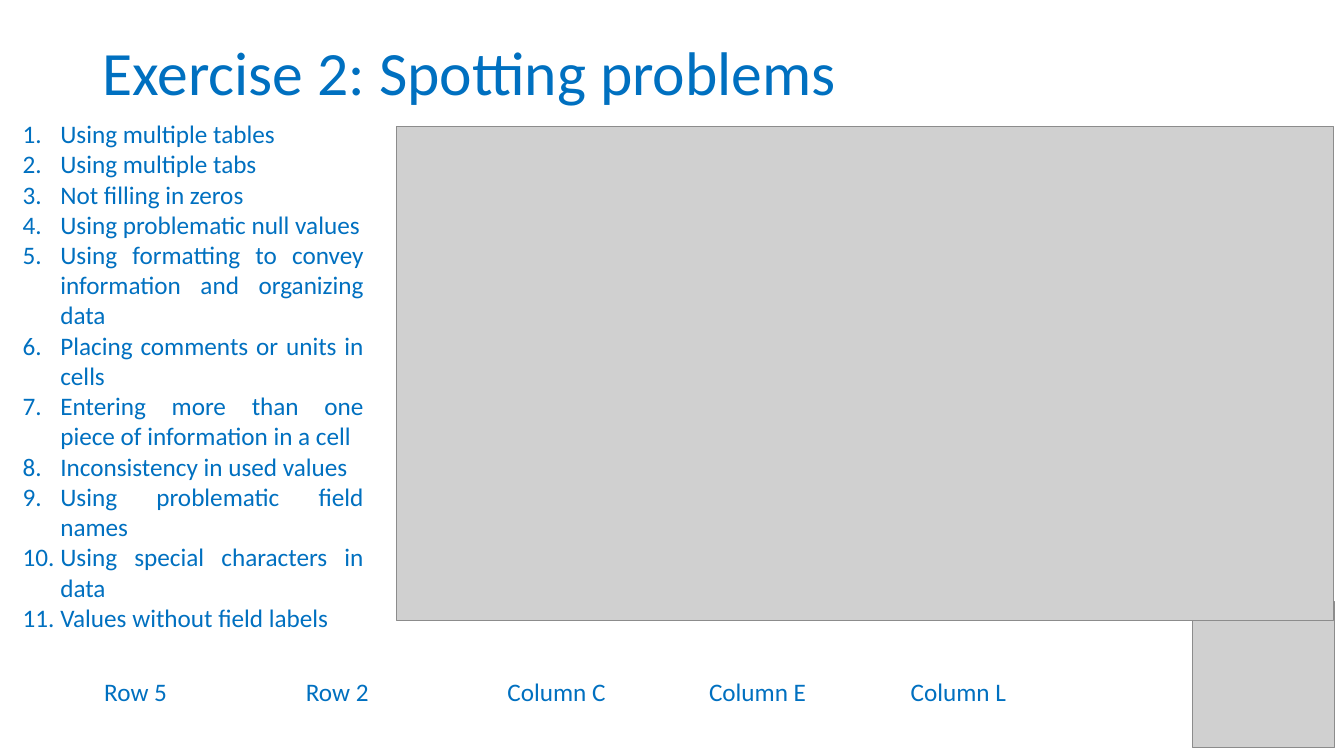
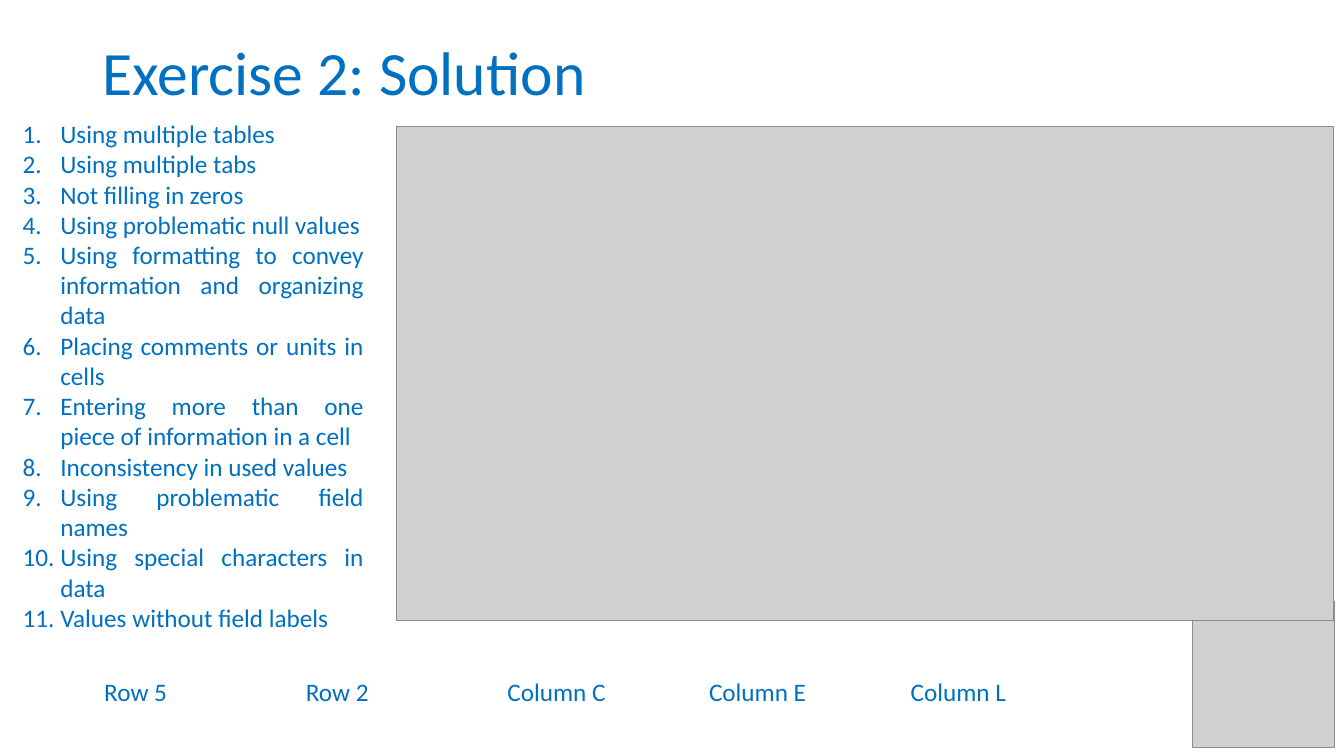
Before and after one commit to tzielins/private-fair-for-busy-biologists, a slide deck: slide 18 of instructors/03_Data-in-excel_v3.3.pptx. Drawn at 1344x756 pixels with LibreOffice and Linux fonts; fonts in the diff are those of the drawing; grey boxes stand for pictures; background and template pictures are left out. Boxes give left, top, right and bottom in pixels: in the first picture for what was removed or moved away, otherwise in the second. Text is boxed around its words. In the diff, an @@ line names an element or a change of style, - is before the commit and + after.

```diff
--- a/instructors/03_Data-in-excel_v3.3.pptx
+++ b/instructors/03_Data-in-excel_v3.3.pptx
@@ title at (x1=102, y1=52, x2=585, y2=96): text changed @@
-Exercise 2: Spotting problems
+Exercise 2: Solution
```
Also in this commit, not shown: 14 other slides changed, 2 slides added, 1 slide removed.
